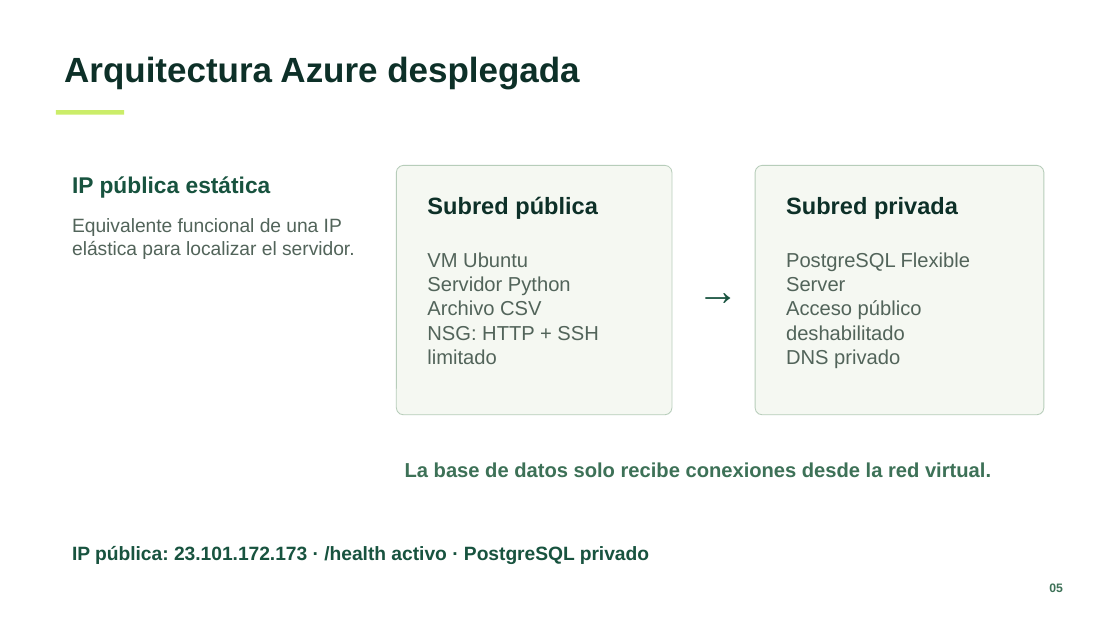
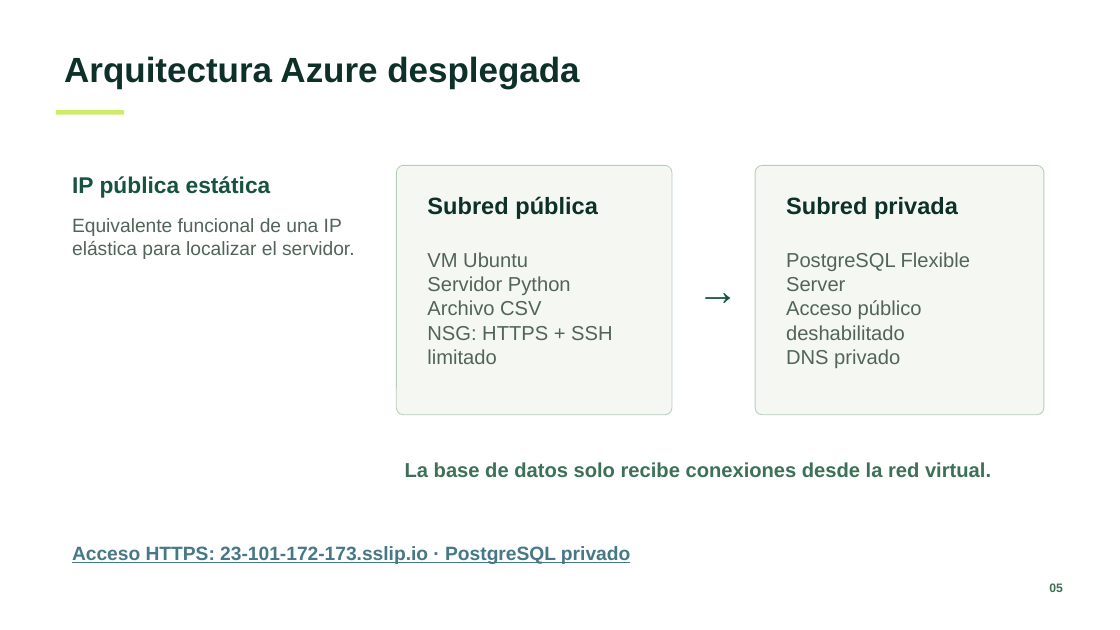
Before and after one commit to nathernandez1189/savia-iot, a slide deck: slide 5 of entregables/Presentacion_Savia_IoT_Practica_1_Azure_para_compartir.pptx. Drawn at 1120x630 pixels with LibreOffice and Linux fonts; fonts in the diff are those of the drawing. Boxes give left, top, right and bottom in pixels: in the first picture for what was removed or moved away, otherwise in the second. Text is boxed around its words. In the diff, an @@ line names an element or a change of style, - is before the commit and + after.

Commit message:
Actualizar entregables con acceso HTTPS

```diff
--- a/entregables/Presentacion_Savia_IoT_Practica_1_Azure_para_compartir.pptx
+++ b/entregables/Presentacion_Savia_IoT_Practica_1_Azure_para_compartir.pptx
@@ text at [427, 326, 612, 364]: text changed @@
-NSG: HTTP + SSH limitado
+NSG: HTTPS + SSH limitado
@@ text at [72, 546, 630, 564]: text changed; text colour #18533F to #467886 @@
-IP pública: 23.101.172.173 · /health activo · PostgreSQL privado
+Acceso HTTPS: 23-101-172-173.sslip.io · PostgreSQL privado
```
Also in this commit, not shown: 2 other files.
